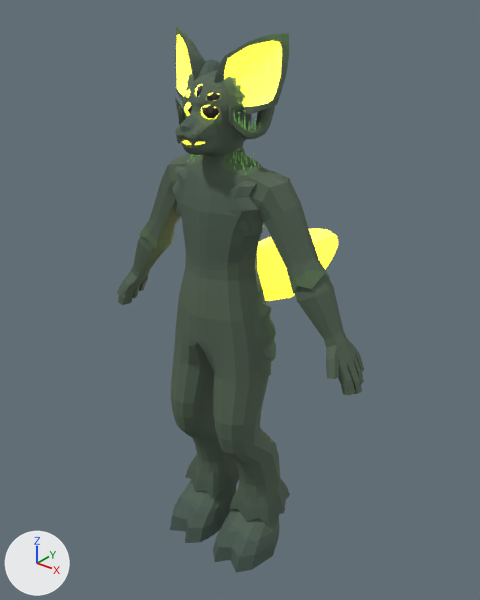
Two versions of the Blender file NettlesModel.blend, one commit apart.
Rendered twice from a 50 mm camera at (1.38, -1.61, 2.11) aimed at (-0.09, 0.22, 0.97). Every picture has the same lights, and +X, +Y and +Z are marked at lower left. The older version comes first.

The older version as bpy lines, for what is in view:
```python
me_body = bpy.data.meshes.new('Body')
me_body.from_pydata(...)  # 3829 vertices, 3824 faces; spans x -0.56..0.56, y -0.17..0.77, z 0.0..1.97
# faces by material slot: [3606, 218]
me_body.materials.append(mat_fur)
me_body.materials.append(mat_glow)
me_eyes = bpy.data.meshes.new('Eyes')
me_eyes.from_pydata(...)  # 70 vertices, 86 faces; spans x -0.0714..0.0714, y -0.1047..-0.046, z 1.7214..1.8279
me_eyes.materials.append(mat_eye)
ob_body = bpy.data.objects.new('Body', me_body)
ob_body.location = (0.0, 0.0, 0.0)
ob_eyes = bpy.data.objects.new('Eyes', me_eyes)
ob_eyes.location = (0.0, 0.0, 0.0)
```
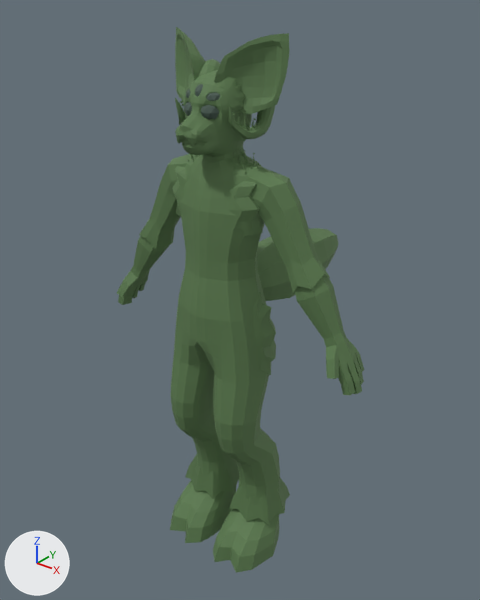
Where the change shows, as pixel boxes [x1, y1, x2, y2] in the pictures (480 x 600 px):
'Eyes', recoloured
    both: [184, 84, 220, 119]
part 1 of me_body, recoloured
    both: [176, 34, 338, 301]
part 2 of me_body, recoloured
    both: [117, 31, 364, 573]

The change, as a diff of the scene's bpy script:
```diff
--- a/NettlesModel.blend.py
+++ b/NettlesModel.blend.py
@@ me_body @@
 me_body.from_pydata(...)  # 3829 vertices, 3824 faces; spans x -0.56..0.56, y -0.17..0.77, z 0.0..1.97
 # used by ob_body; location = (0.0, 0.0, 0.0)
+# me_body part 1: all 218 faces that had it switch from mat_glow to mat_fur
+# me_body part 2: 3752 faces centred in x -0.55..0.55, y -0.16..0.2, z 0.0..1.96 are repainted in the vertex colours; the middle colour goes from red #bc0000 to white #ffffff
@@ me_eyes @@
 me_eyes.from_pydata(...)  # 70 vertices, 86 faces; spans x -0.0714..0.0714, y -0.1047..-0.046, z 1.7214..1.8279
-me_eyes.materials.append(mat_eye)
+me_eyes.materials.append(mat_fur)
```
